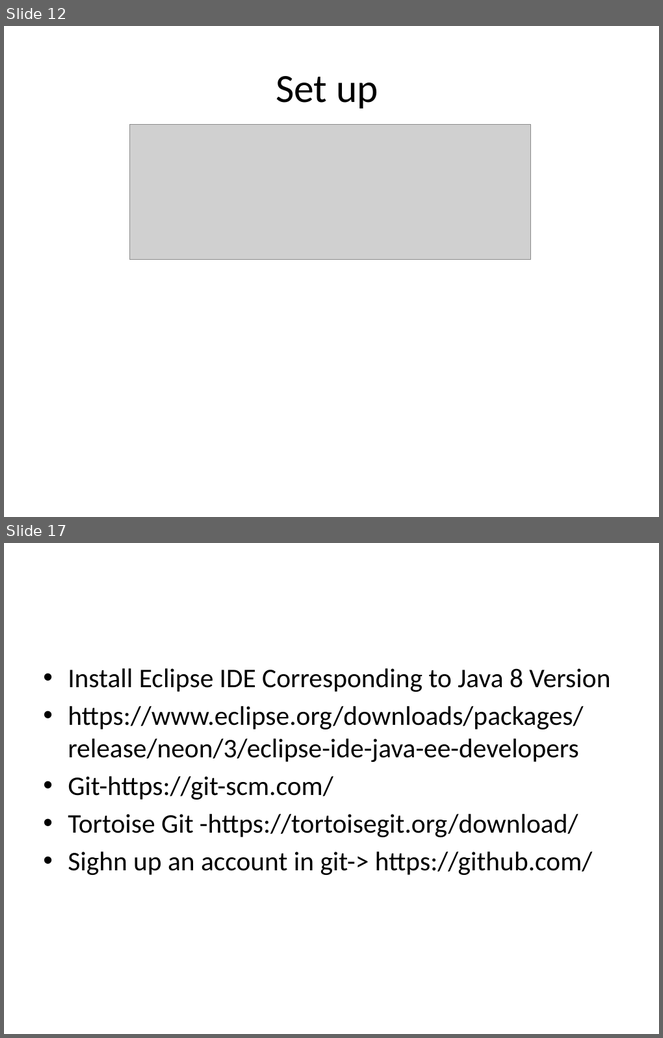
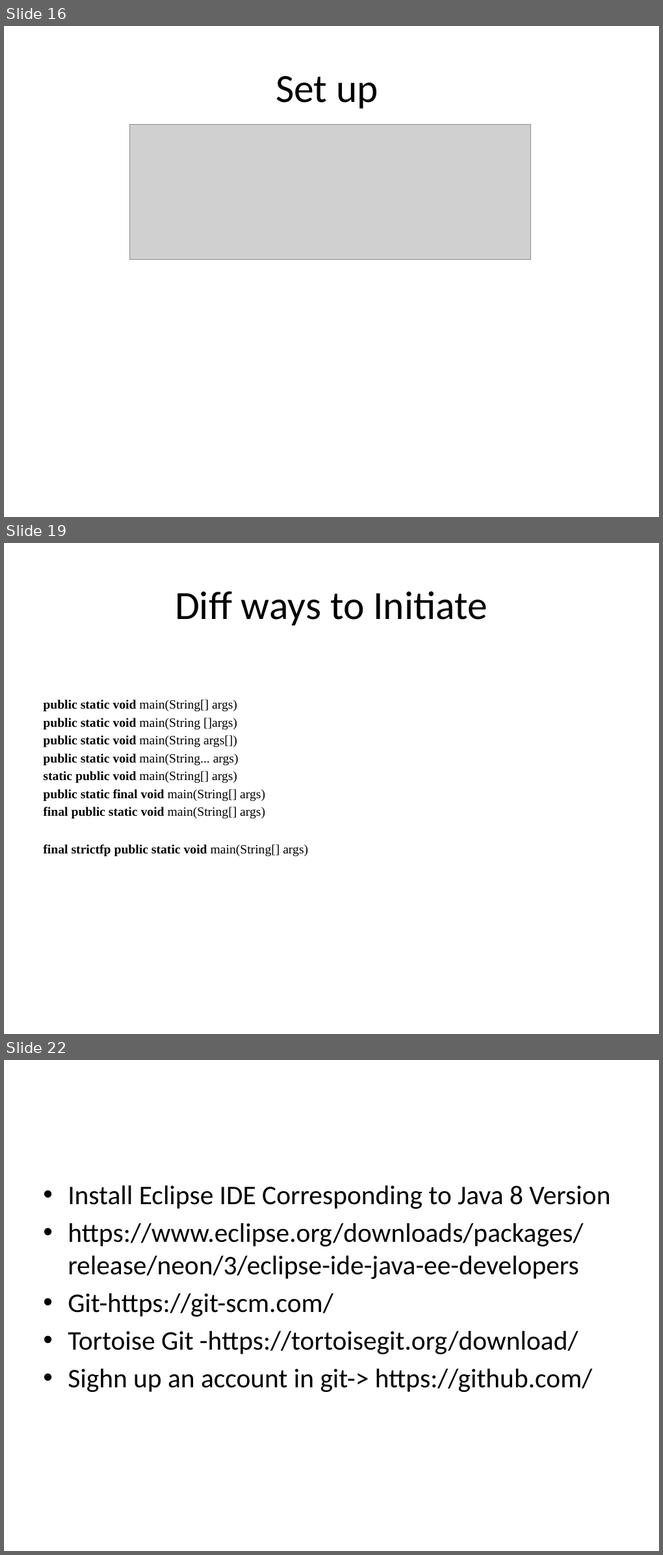
Before and after one commit to Venkivalient/JavaCourse, a slide deck: Java Course.pptx. Shown one above the other, each under a label of ours: slides 12 and 17 before the commit, slides 16, 19 and 22 after it; the slides between them are not shown. The pictures are 663x1038 and 663x1555 pixels, drawn with LibreOffice and Linux fonts; fonts in the diff are those of the drawing; grey boxes stand for pictures. Boxes give left, top, right and bottom in pixels: in the first picture for what was removed or moved away, otherwise in the second. Text is boxed around its words. In the diff, an @@ line names an element or a change of style, - is before the commit and + after.

```diff
--- a/Java Course.pptx
+++ b/Java Course.pptx
@@ slide 19 added at (x1=4, y1=543, x2=659, y2=1034), background #FFFFFF @@
@@ title added at (x1=175, y1=591, x2=488, y2=626), 44 pt, text #000000 @@
+Diff ways to Initiate
@@ text added at (x1=43, y1=700, x2=308, y2=857), 14 pt, text #000000, bold @@
+public static void main(String[] args)
+public static void main(String []args)
+public static void main(String args[])
+public static void main(String... args)
+static public void main(String[] args)
+public static final void main(String[] args)
+final public static void main(String[] args)
+final strictfp public static void main(String[] args)
@@ what was slide 12 is now slide 16 @@
@@ what was slide 17 is now slide 22 @@
```
Also in this commit, not shown: 8 other slides added, 3 slides removed.
